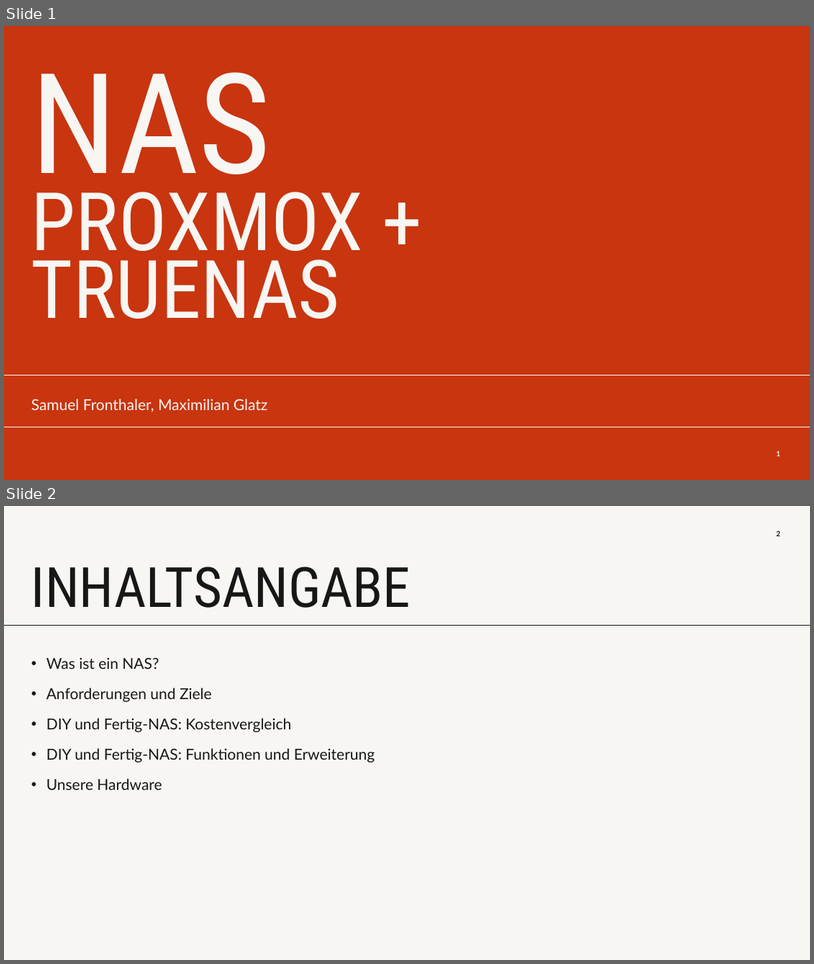
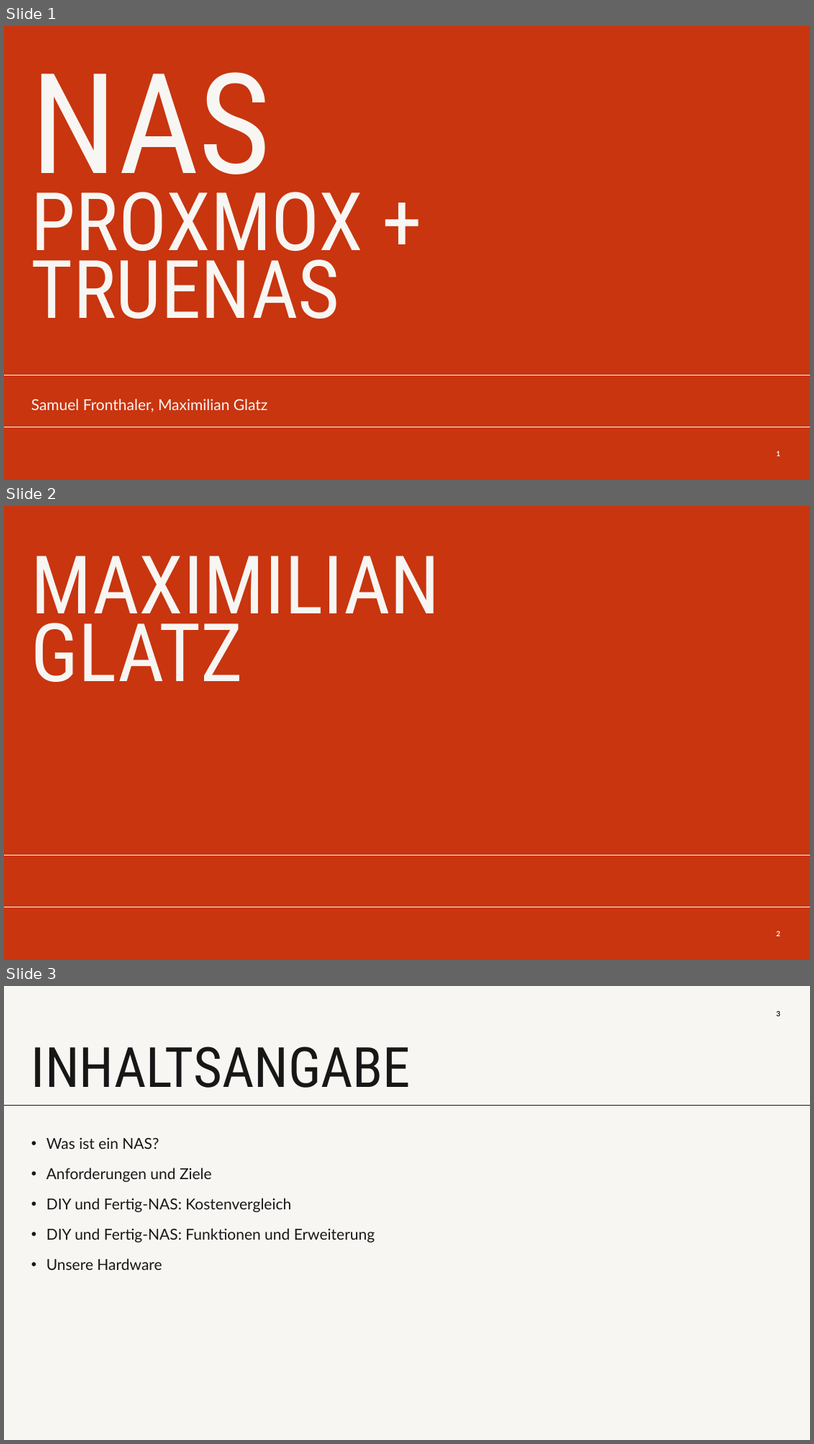
Before and after one commit to codesamu/HTL5, a slide deck: Labor/Signitzer/nas.pptx. Shown one above the other, each under a label of ours: slides 1 and 2 before the commit, slides 1, 2 and 3 after it. The pictures are 814x964 and 814x1444 pixels, drawn with LibreOffice and Linux fonts; fonts in the diff are those of the drawing. Boxes give left, top, right and bottom in pixels: in the first picture for what was removed or moved away, otherwise in the second. Text is boxed around its words. In the diff, an @@ line names an element or a change of style, - is before the commit and + after.

```diff
--- a/Labor/Signitzer/nas.pptx
+++ b/Labor/Signitzer/nas.pptx
@@ slide 2 added at bbox=[4, 506, 810, 960], background #C8350F; not listed: 2 template elements that a slide beside it also shows @@
@@ title added at bbox=[31, 556, 440, 682], 96 pt, text #F7F6F3 @@
+MAXIMILIAN
+GLATZ
@@ page number added at bbox=[777, 931, 781, 936], 8.5 pt, text #F7F6F3, bold @@
+2
@@ what was slide 2 is now slide 3 @@
```
Also in this commit, not shown: 3 other slides added, 2 other files.
